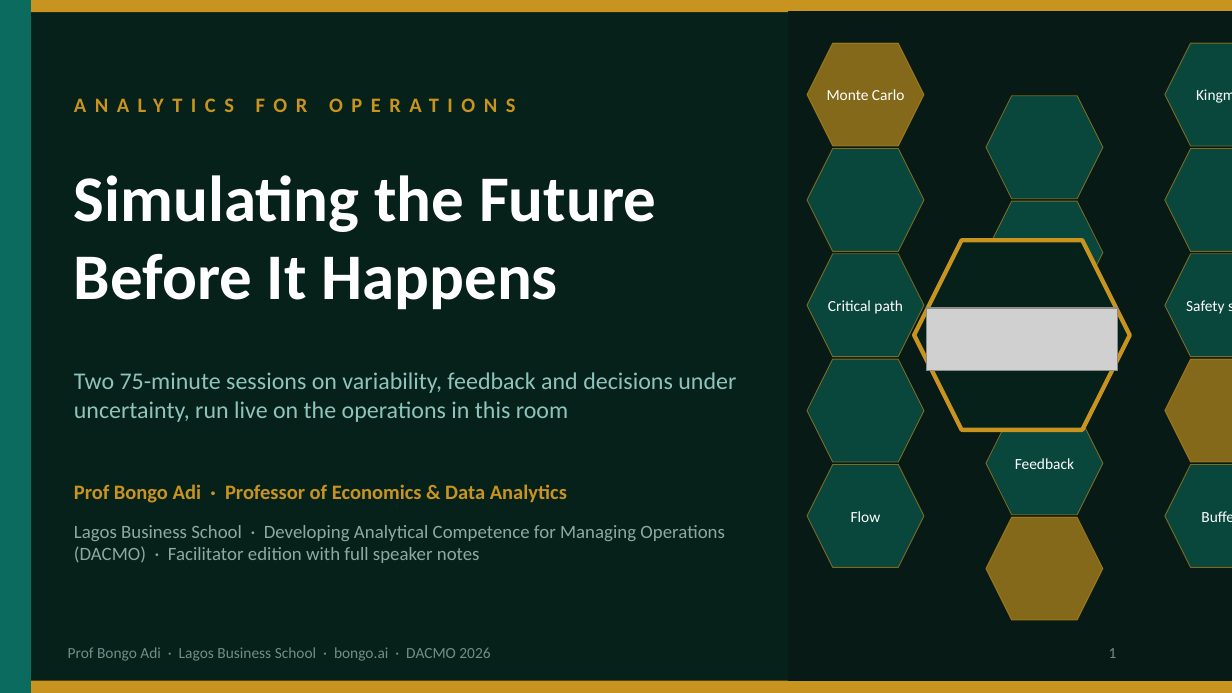
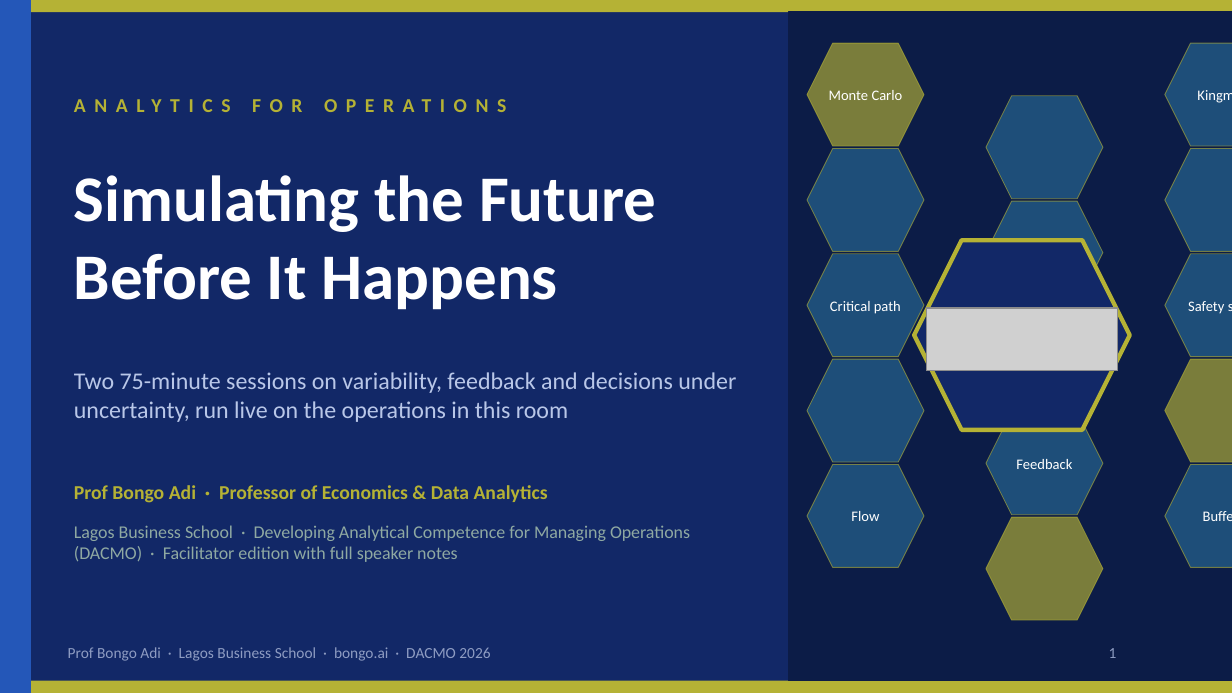
Before and after one commit to adibongo/dacmo-operations-analytics, a slide deck: slide 1 of downloads/DACMO-Analytics-for-Operations.pptx. Drawn at 1232x693 pixels with LibreOffice and Linux fonts; fonts in the diff are those of the drawing; grey boxes stand for pictures; background and template pictures are left out. Boxes give left, top, right and bottom in pixels: in the first picture for what was removed or moved away, otherwise in the second. Text is boxed around its words. In the diff, an @@ line names an element or a change of style, - is before the commit and + after.

```diff
--- a/downloads/DACMO-Analytics-for-Operations.pptx
+++ b/downloads/DACMO-Analytics-for-Operations.pptx
@@ background #06201A to #122867 @@
@@ rectangle at (x1=0, y1=0, x2=1232, y2=12): fill #C8941F to #B5B235 @@
@@ rectangle at (x1=0, y1=0, x2=31, y2=692): fill #0B6B5E to #2457B8 @@
@@ rectangle at (x1=788, y1=12, x2=1232, y2=680): fill #071A15 to #0C1C47; outline #071A15 1 pt to #0C1C47 1 pt @@
@@ text "ANALYTICS FOR OPERATIONS" at (x1=74, y1=86, x2=764, y2=123): size 12 to 11.5 pt, text colour #C8941F to #B5B235 @@
@@ hexagon at (x1=914, y1=240, x2=1130, y2=430): fill #06201A to #122867; outline #C8941F 2.5 pt to #B5B235 2.5 pt @@
@@ text "Two 75-minute sessions on variability, ..." at (x1=74, y1=372, x2=736, y2=422): text colour #8FC4BC to #B9C7E8 @@
@@ text "Prof Bongo Adi · Professor ..." at (x1=74, y1=485, x2=548, y2=503): size 12 to 11.5 pt, text colour #C8941F to #B5B235 @@
@@ size 9 to 8.5 pt in 8 elements at (x1=829, y1=90, x2=903, y2=100), (x1=1164, y1=43, x2=1232, y2=147), (x1=986, y1=201, x2=1103, y2=304), (x1=830, y1=301, x2=901, y2=314), (x1=1188, y1=301, x2=1224, y2=314), (x1=1016, y1=459, x2=1072, y2=469), (x1=851, y1=511, x2=879, y2=521), (x1=1164, y1=464, x2=1232, y2=568) @@
@@ fill #0E8A78 at 40% opacity to #3A9BC4 at 40% opacity; outline #C8941F 0.5 pt to #B5B235 0.5 pt in 12 elements at (x1=986, y1=96, x2=1103, y2=200), (x1=1164, y1=43, x2=1232, y2=147), (x1=807, y1=149, x2=924, y2=253), (x1=986, y1=201, x2=1103, y2=304), (x1=1164, y1=149, x2=1232, y2=253), (x1=807, y1=254, x2=924, y2=357), (x1=986, y1=307, x2=1103, y2=410), (x1=1164, y1=254, x2=1232, y2=357), (x1=807, y1=360, x2=924, y2=463), (x1=986, y1=411, x2=1103, y2=515), (x1=807, y1=464, x2=924, y2=568), (x1=1164, y1=464, x2=1232, y2=568) @@
@@ text "Lagos Business School · Developing ..." at (x1=74, y1=525, x2=690, y2=562): size 11 to 10.5 pt @@
@@ fill #C8941F at 65% opacity to #B5B235 at 65% opacity; outline #C8941F 0.5 pt to #B5B235 0.5 pt in 3 elements at (x1=807, y1=43, x2=924, y2=147), (x1=1164, y1=360, x2=1232, y2=463), (x1=986, y1=517, x2=1103, y2=621) @@
@@ text "Prof Bongo Adi · Lagos ..." at (x1=68, y1=647, x2=490, y2=661): text colour #6F8F87 to #8E9CC2 @@
@@ page number at (x1=1109, y1=648, x2=1117, y2=658): text colour #6F8F87 to #8E9CC2 @@
@@ rectangle at (x1=0, y1=681, x2=1232, y2=693): fill #C8941F to #B5B235 @@
```
Also in this commit, not shown: 44 other slides changed, 16 other files.
